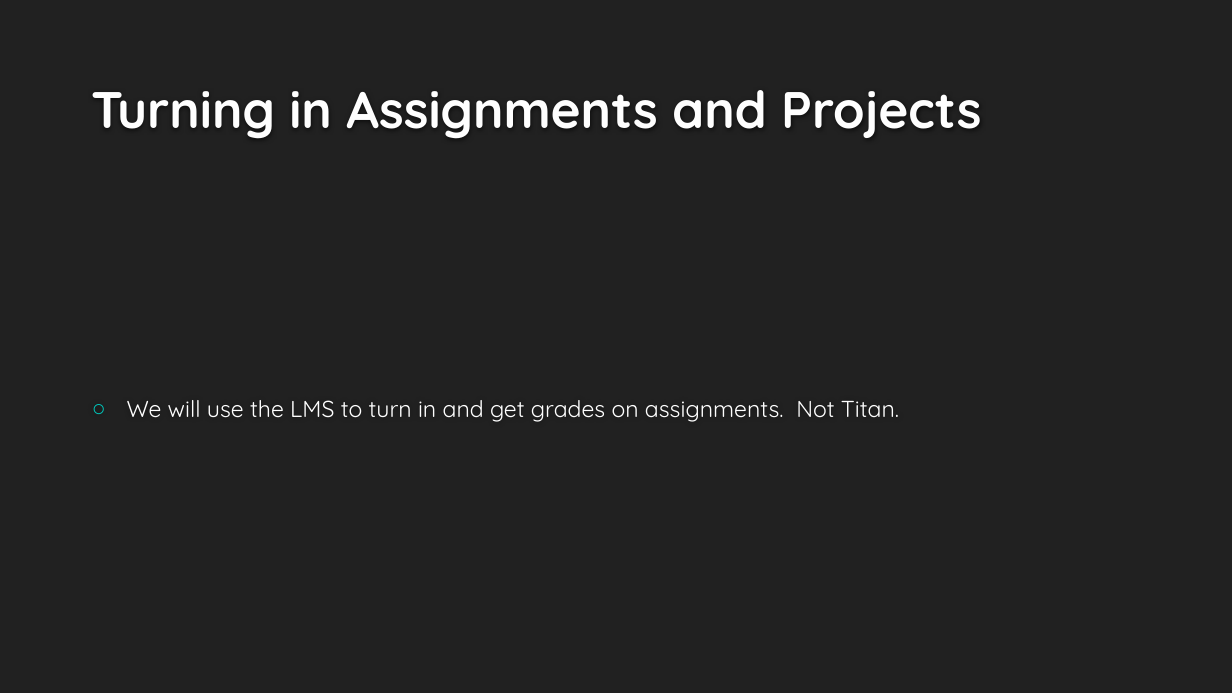
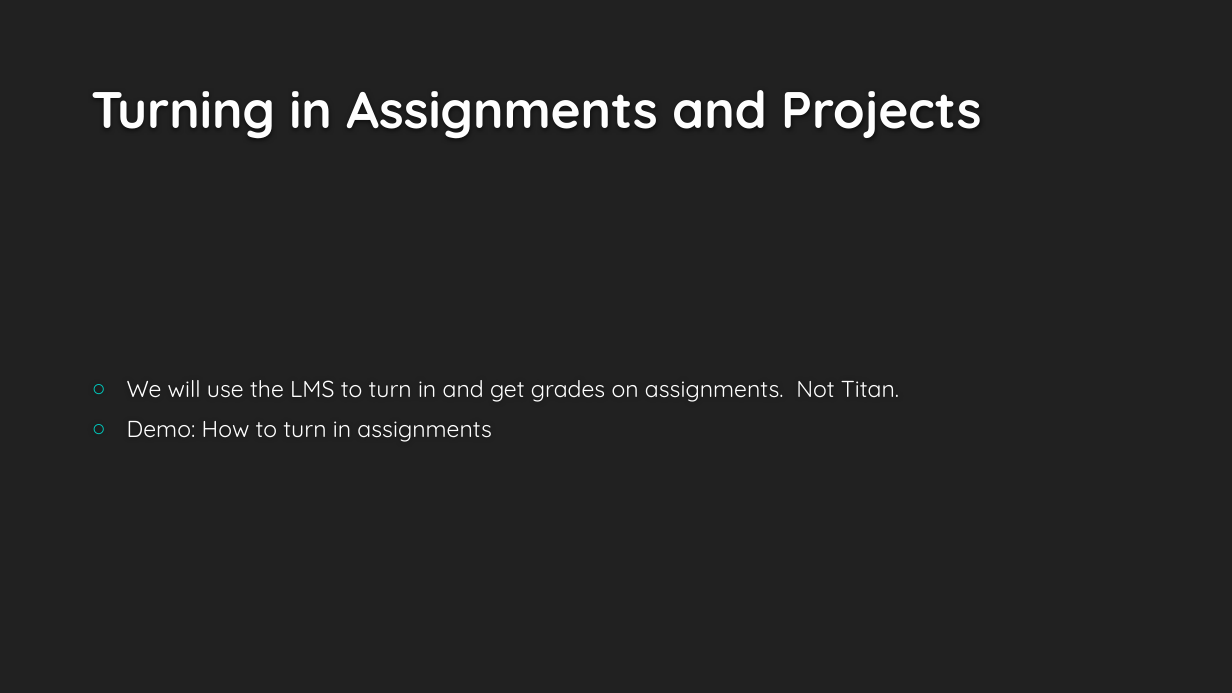
Before and after one commit to binaryfever/WNM617, a slide deck: slide 9 of Week One/Week1Slides.pptx. Drawn at 1232x693 pixels with LibreOffice and Linux fonts; fonts in the diff are those of the drawing; background and template pictures are left out. Boxes give left, top, right and bottom in pixels: in the first picture for what was removed or moved away, otherwise in the second. Text is boxed around its words. In the diff, an @@ line names an element or a change of style, - is before the commit and + after.

```diff
--- a/Week One/Week1Slides.pptx
+++ b/Week One/Week1Slides.pptx
@@ text at (127, 421, 492, 442): paragraph added @@
+○ Demo: How to turn in assignments
```
Also in this commit, not shown: 4 other slides changed, 1 other file.
